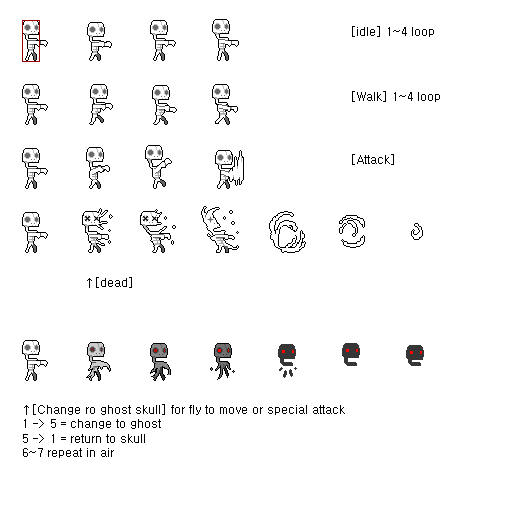
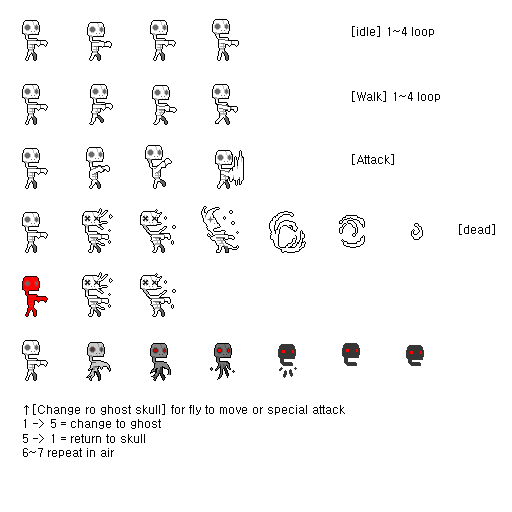
Before/after of a 512×512 layered artwork. What changed in the layer stack:
added layer "gettinghit" above "Layer 2" over [22, 272, 176, 317]
renamed "hitbox" to "Layer 2", painted on it over [22, 20, 176, 317]
painted on "Layer 1" over [87, 224, 495, 288]
